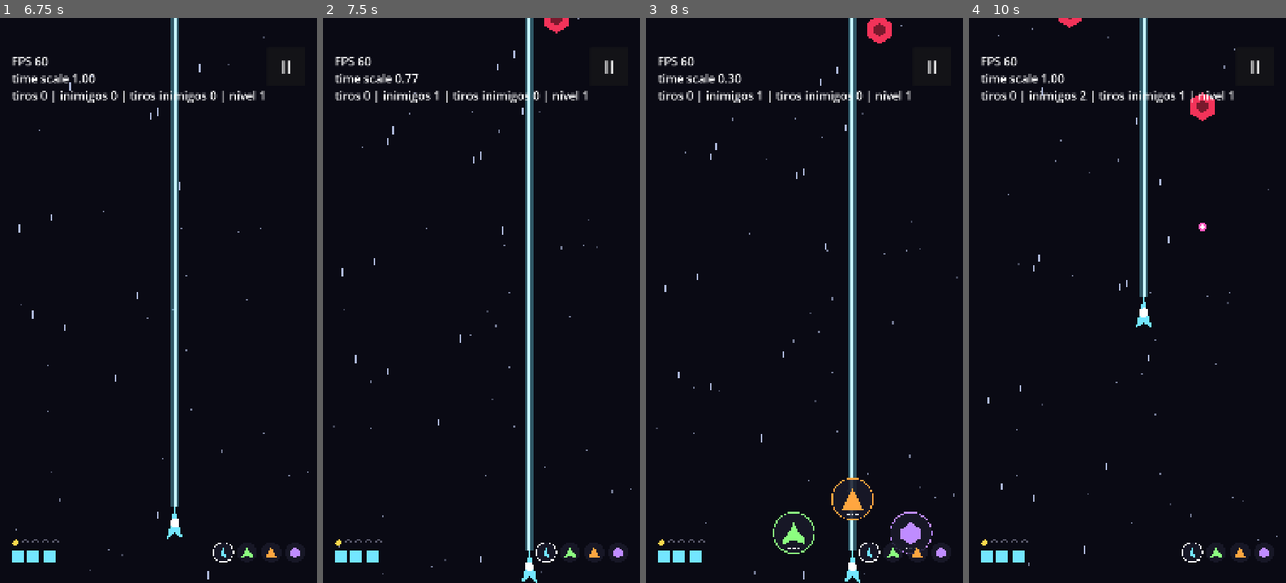
Above: before the commit, frames 1-4 (left to right).
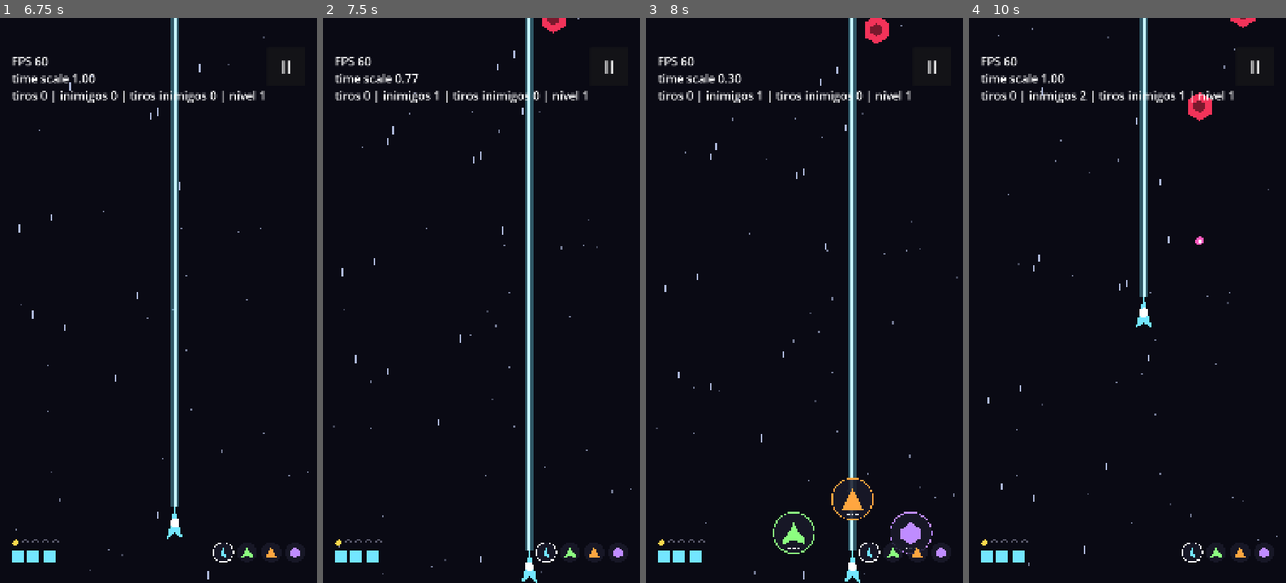
Above: after the commit, the same moments.

Repository: GDPonsoni/Nucleon-Squad-3D
Game: Godot game, scene res://scenes/menu.tscn
Same seed, same stepped clock (60 frames per second), same inputs: the game is played once before the commit and once after it.
Inputs (mouse positions are in pixels of both pictures, inside the frame that each line leads up to):
- Up to frame 1 (6.75 s): click "Play" at 0.5 s; click "II" at 1.25 s; click "Resume" at 2 s; click "II" at 2.75 s; click "Resume" at 3.5 s; click "II" at 4.25 s; click "Resume" at 5 s; move the mouse to (228, 272) at 5.77 s; click (228, 272) at 5.92 s; drag from (95, 328) to (142, 413) at 6.52 s
- Up to frame 2 (7.5 s): move the mouse to (513, 176) at 7.27 s; click (513, 176) at 7.42 s
- Up to frame 3 (8 s): no input
- Up to frame 4 (10 s): drag from (1111, 413) to (1032, 215) at 8.02 s; move the mouse to (1222, 385) at 8.77 s; click (1222, 385) at 8.92 s; drag from (1032, 215) to (1079, 159) at 9.52 s

Frame 1 is identical in both runs. In frame 2, less than 0.1% of the frame differs, in the area x 69-78%, y 0-3%; in frame 3, 0.1%; in frame 4, 0.4%, in the area x 28-91%, y 0-41%.

Commit message:
feat(enemies): adiciona Kamikaze, Tanque e Mirador com padrões em dados
EnemyData ganha movimento (descer, atravessar pela lateral, mergulhar
na nave), padrão de tiro (reto, mirado, anel 360°), pontuação e dano de
contato. O spawner escolhe a entrada pelo movimento e sorteia por peso
(spawn_weights da fase).

Co-Authored-By: Claude Opus 5.5 <noreply@anthropic.com>

Diff:
--- /dev/null
+++ b/data/enemies/aimer.tres
@@ -0,0 +1,23 @@
+[gd_resource type="Resource" script_class="EnemyData" format=3]
+
+[ext_resource type="Script" path="res://scripts/enemies/enemy_data.gd" id="1_script"]
+
+[resource]
+script = ExtResource("1_script")
+id = &"aimer"
+max_hp = 8
+score = 20
+contact_damage = 1
+radius = 42.0
+sides = 4
+color = Color(1, 0.3, 0.85, 1)
+movement = 1
+speed = 260.0
+cross_drift = 0.15
+fire_pattern = 2
+fire_interval = 1.3
+first_shot_delay = 0.5
+bullet_speed = 650.0
+bullet_radius = 13.0
+bullet_damage = 1
+bullet_color = Color(1, 0.35, 0.75, 1)
--- a/data/enemies/drone.tres
+++ b/data/enemies/drone.tres
@@ -6,10 +6,14 @@
 script = ExtResource("1_script")
 id = &"drone"
 max_hp = 6
-speed = 220.0
+score = 10
+contact_damage = 1
 radius = 48.0
 sides = 6
 color = Color(0.95, 0.2, 0.35, 1)
+movement = 0
+speed = 220.0
+fire_pattern = 1
 fire_interval = 1.4
 first_shot_delay = 0.4
 bullet_speed = 700.0
--- /dev/null
+++ b/data/enemies/kamikaze.tres
@@ -0,0 +1,19 @@
+[gd_resource type="Resource" script_class="EnemyData" format=3]
+
+[ext_resource type="Script" path="res://scripts/enemies/enemy_data.gd" id="1_script"]
+
+[resource]
+script = ExtResource("1_script")
+id = &"kamikaze"
+max_hp = 3
+score = 15
+contact_damage = 1
+radius = 34.0
+sides = 3
+color = Color(1, 0.9, 0.2, 1)
+movement = 2
+speed = 300.0
+dive_delay = 0.7
+dive_speed = 950.0
+dive_turn_degrees = 160.0
+fire_pattern = 0
--- /dev/null
+++ b/data/enemies/tank.tres
@@ -0,0 +1,24 @@
+[gd_resource type="Resource" script_class="EnemyData" format=3]
+
+[ext_resource type="Script" path="res://scripts/enemies/enemy_data.gd" id="1_script"]
+
+[resource]
+script = ExtResource("1_script")
+id = &"tank"
+max_hp = 60
+score = 60
+contact_damage = 2
+radius = 85.0
+sides = 8
+color = Color(0.75, 0.12, 0.3, 1)
+movement = 0
+speed = 70.0
+fire_pattern = 3
+fire_interval = 1.8
+first_shot_delay = 0.6
+bullet_speed = 380.0
+bullet_radius = 16.0
+bullet_damage = 1
+bullet_color = Color(1, 0.5, 0.3, 1)
+ring_count = 12
+ring_turn_degrees = 15.0
--- a/scripts/core/combat_context.gd
+++ b/scripts/core/combat_context.gd
@@ -6,6 +6,7 @@
 var enemy_bullets: NodePool
 var enemies: NodePool
 var power_ups: NodePool
+var player: Player
 
 
 ## Inimigo visível mais próximo de um ponto (null se não houver).
--- a/scripts/core/combat_system.gd
+++ b/scripts/core/combat_system.gd
@@ -68,6 +68,7 @@
 		var reach: float = enemy.radius + Params.nucleus_radius
 		if enemy.position.distance_squared_to(center) <= reach * reach:
 			# A colisão destrói o inimigo
+			var damage: int = enemy.data.contact_damage
 			enemy.take_damage(enemy.hp)
-			player_hit.emit(Params.enemy_contact_damage)
+			player_hit.emit(damage)
 			return
--- a/scripts/core/game.gd
+++ b/scripts/core/game.gd
@@ -11,6 +11,7 @@
 var time_controller: TimeController
 var switcher: BodySwitcher
 var spawner: EnemySpawner
+var combat: CombatSystem
 var power_ups: NodePool
 var dropper: PowerUpDropper
 var pause_menu: PauseMenu
@@ -62,6 +63,7 @@
 	player.name = "Player"
 	add_child(player)
 	player.setup(context)
+	context.player = player
 
 	# Power-ups e tiros inimigos por cima da nave e do raio, para ficarem sempre visíveis
 	add_child(power_ups)
@@ -86,7 +88,7 @@
 	time_controller.bind_input(touch_input)
 
 	# Por último entre os nós de lógica: roda depois dos movimentos
-	var combat := CombatSystem.new()
+	combat = CombatSystem.new()
 	combat.name = "CombatSystem"
 	add_child(combat)
 	combat.setup(context, player)
@@ -158,6 +160,7 @@
 func _create_enemy() -> PoolItem:
 	var enemy := Enemy.new()
 	enemy.bullets = enemy_bullets
+	enemy.context = context
 	enemy.killed.connect(dropper.on_enemy_killed)
 	return enemy
 
--- a/scripts/core/params.gd
+++ b/scripts/core/params.gd
@@ -51,7 +51,6 @@
 var body_max_hits: int = 3
 var body_rebuild_seconds: float = 0.35
 var hit_invulnerability_seconds: float = 1.0  # após levar hit ([EM ABERTO] no GDD)
-var enemy_contact_damage: int = 1
 var game_over_delay_seconds: float = 0.8
 var invulnerability_blink_hz: float = 12.0
 var invulnerability_alpha: float = 0.3
@@ -71,8 +70,10 @@
 # --- Inimigos e fase (tipos e ondas ficam em data/) ---
 var stage_path: String = "res://data/stages/stage_01.tres"
 var enemy_pool_size: int = 24
-var enemy_bullet_pool_size: int = 160
+var enemy_bullet_pool_size: int = 240
 var enemy_hit_flash_seconds: float = 0.06
+var cross_band_top: float = 0.08  # faixa da tela (0-1) onde os inimigos laterais entram
+var cross_band_bottom: float = 0.45
 
 # --- Power-ups ---
 var powerup_every_kills: int = 8  # 1 power-up a cada N inimigos destruídos
--- a/scripts/enemies/enemy.gd
+++ b/scripts/enemies/enemy.gd
@@ -1,32 +1,42 @@
 class_name Enemy
 extends PoolItem
-## Inimigo reutilizável: desce em linha reta e atira reto para baixo.
+## Inimigo reutilizável: movimento e padrão de tiro vêm do EnemyData.
 
-## Destruído pelo jogador (não emite ao sair pela borda de baixo).
+## Destruído pelo jogador (não emite ao sair da tela).
 signal killed(enemy: Enemy)
 
 var data: EnemyData
 var hp: int = 0
 var radius: float = 0.0
 var bullets: NodePool  # projéteis inimigos
+var context: CombatContext  # para mirar na nave
 
+var _velocity: Vector2
+var _age: float = 0.0
+var _entered: bool = false  # já apareceu na tela (antes disso não sai por "sair da tela")
 var _fire_cooldown: float = 0.0
+var _ring_angle: float = 0.0
 var _flash_left: float = 0.0
 
 
-func activate(enemy_data: EnemyData, pos: Vector2) -> void:
+func activate(enemy_data: EnemyData, pos: Vector2, velocity: Vector2) -> void:
 	data = enemy_data
 	hp = data.max_hp
 	radius = data.radius
 	position = pos
+	_velocity = velocity
+	_age = 0.0
+	_entered = false
 	_fire_cooldown = data.first_shot_delay
+	_ring_angle = 0.0
 	_flash_left = 0.0
+	rotation = 0.0
 	queue_redraw()
 	_set_active()
 
 
 func is_on_screen() -> bool:
-	return position.y > get_viewport_rect().position.y + radius
+	return get_viewport_rect().grow(-radius * 0.5).has_point(position)
 
 
 func take_damage(amount: int) -> void:
@@ -41,12 +51,18 @@
 
 
 func _process(delta: float) -> void:
-	position.y += data.speed * delta
-	if position.y - radius > get_viewport_rect().end.y:
+	_age += delta
+	if data.movement == EnemyData.Movement.DIVE and _age >= data.dive_delay:
+		_dive(delta)
+	position += _velocity * delta
+
+	var on_screen: bool = is_on_screen()
+	_entered = _entered or on_screen
+	if _entered and not get_viewport_rect().grow(radius * 2.0).has_point(position):
 		expire()
 		return
 
-	if is_on_screen():
+	if on_screen and data.fire_pattern != EnemyData.FirePattern.NONE:
 		_fire_cooldown -= delta
 		if _fire_cooldown <= 0.0:
 			_fire_cooldown += data.fire_interval
@@ -58,12 +74,36 @@
 			queue_redraw()
 
 
+## Acelera e vira na direção da nave; o desenho aponta para onde vai.
+func _dive(delta: float) -> void:
+	var speed: float = move_toward(_velocity.length(), data.dive_speed, data.dive_speed * delta * 2.0)
+	var angle: float = _velocity.angle()
+	var player: Player = context.player
+	if player != null and player.body != null:
+		angle = rotate_toward(angle, (player.position - position).angle(), deg_to_rad(data.dive_turn_degrees) * delta)
+	_velocity = Vector2.from_angle(angle) * speed
+	rotation = angle - PI * 0.5
+
+
 func _shoot() -> void:
+	match data.fire_pattern:
+		EnemyData.FirePattern.STRAIGHT:
+			_fire(Vector2.DOWN)
+		EnemyData.FirePattern.AIMED:
+			var player: Player = context.player
+			_fire(Vector2.DOWN if player == null else (player.position - position).normalized())
+		EnemyData.FirePattern.RING:
+			for i in data.ring_count:
+				_fire(Vector2.from_angle(_ring_angle + TAU * i / data.ring_count))
+			_ring_angle += deg_to_rad(data.ring_turn_degrees)
+
+
+func _fire(direction: Vector2) -> void:
 	var bullet := bullets.acquire() as Bullet
 	if bullet == null:
 		return
 	var size := Vector2.ONE * data.bullet_radius * 2.0
-	bullet.activate(position + Vector2(0.0, radius), Vector2(0.0, data.bullet_speed),
+	bullet.activate(position + direction * radius, direction * data.bullet_speed,
 		data.bullet_damage, size, data.bullet_color, Bullet.Shape.CIRCLE)
 
 
--- a/scripts/enemies/enemy_data.gd
+++ b/scripts/enemies/enemy_data.gd
@@ -1,18 +1,43 @@
 class_name EnemyData
 extends Resource
-## Definição de um tipo de inimigo. Valores em data/enemies/*.tres.
+## Definição de um tipo de inimigo: corpo, movimento e padrão de tiro.
+## Valores em data/enemies/*.tres.
+
+enum Movement {
+	DESCEND,  ## desce em linha reta
+	CROSS,  ## entra por uma lateral e atravessa a tela
+	DIVE,  ## desce um pouco e depois mergulha na nave
+}
+enum FirePattern {
+	NONE,
+	STRAIGHT,  ## para baixo
+	AIMED,  ## na direção da nave
+	RING,  ## anel de tiros em 360°
+}
 
 @export var id: StringName
 @export var max_hp: int = 6
-@export var speed: float = 220.0  # px/s para baixo
+@export var score: int = 10
+@export var contact_damage: int = 1  # hits ao encostar na nave
 @export var radius: float = 48.0  # colisão e desenho
 @export var sides: int = 6  # polígono do placeholder
 @export var color: Color = Color(0.95, 0.2, 0.35)
 
+@export_group("Movimento")
+@export var movement: Movement = Movement.DESCEND
+@export var speed: float = 220.0  # px/s
+@export var cross_drift: float = 0.15  # CROSS: descida em relação à velocidade lateral
+@export var dive_delay: float = 0.6  # DIVE: segundos descendo antes de mergulhar
+@export var dive_speed: float = 900.0
+@export var dive_turn_degrees: float = 200.0  # giro por segundo ao perseguir a nave
+
 @export_group("Tiro")
+@export var fire_pattern: FirePattern = FirePattern.STRAIGHT
 @export var fire_interval: float = 1.4
 @export var first_shot_delay: float = 0.4  # após entrar na tela
 @export var bullet_speed: float = 700.0
 @export var bullet_radius: float = 14.0
 @export var bullet_damage: int = 1
 @export var bullet_color: Color = Color(1.0, 0.35, 0.75)
+@export var ring_count: int = 12  # RING: tiros por anel
+@export var ring_turn_degrees: float = 15.0  # RING: giro do anel a cada disparo
--- a/scripts/enemies/enemy_spawner.gd
+++ b/scripts/enemies/enemy_spawner.gd
@@ -1,6 +1,7 @@
 class_name EnemySpawner
 extends Node
-## Faz os inimigos da fase surgirem acima da tela, em intervalos aleatórios.
+## Faz os inimigos da fase surgirem em intervalos aleatórios: pelo topo ou,
+## para quem atravessa a tela, por uma das laterais.
 
 var _stage: StageData
 var _enemies: NodePool
@@ -27,7 +28,29 @@
 	var enemy := _enemies.acquire() as Enemy
 	if enemy == null:
 		return
-	var data: EnemyData = _stage.enemies.pick_random()
+	var data: EnemyData = _pick()
 	var rect: Rect2 = get_viewport().get_visible_rect()
-	var x: float = randf_range(rect.position.x + _stage.spawn_margin_x, rect.end.x - _stage.spawn_margin_x)
-	enemy.activate(data, Vector2(x, rect.position.y - data.radius))
+	if data.movement == EnemyData.Movement.CROSS:
+		var side: float = 1.0 if randf() < 0.5 else -1.0  # 1 = entra pela esquerda
+		var y: float = rect.position.y + rect.size.y * randf_range(Params.cross_band_top, Params.cross_band_bottom)
+		var x: float = rect.position.x - data.radius if side > 0.0 else rect.end.x + data.radius
+		enemy.activate(data, Vector2(x, y), Vector2(side * data.speed, data.speed * data.cross_drift))
+	else:
+		var x: float = randf_range(rect.position.x + _stage.spawn_margin_x, rect.end.x - _stage.spawn_margin_x)
+		enemy.activate(data, Vector2(x, rect.position.y - data.radius), Vector2(0.0, data.speed))
+
+
+## Sorteio ponderado por spawn_weights (sem pesos: todos iguais).
+func _pick() -> EnemyData:
+	var weights: PackedFloat32Array = _stage.spawn_weights
+	if weights.size() != _stage.enemies.size():
+		return _stage.enemies.pick_random()
+	var total: float = 0.0
+	for w in weights:
+		total += w
+	var roll: float = randf() * total
+	for i in weights.size():
+		roll -= weights[i]
+		if roll <= 0.0:
+			return _stage.enemies[i]
+	return _stage.enemies.back()
--- a/scripts/enemies/stage_data.gd
+++ b/scripts/enemies/stage_data.gd
@@ -5,6 +5,7 @@
 
 @export var id: StringName
 @export var enemies: Array[EnemyData] = []
+@export var spawn_weights: PackedFloat32Array = []  # chance relativa de cada inimigo (mesma ordem)
 @export var start_delay: float = 1.5
 @export var spawn_interval_min: float = 0.9
 @export var spawn_interval_max: float = 1.8
